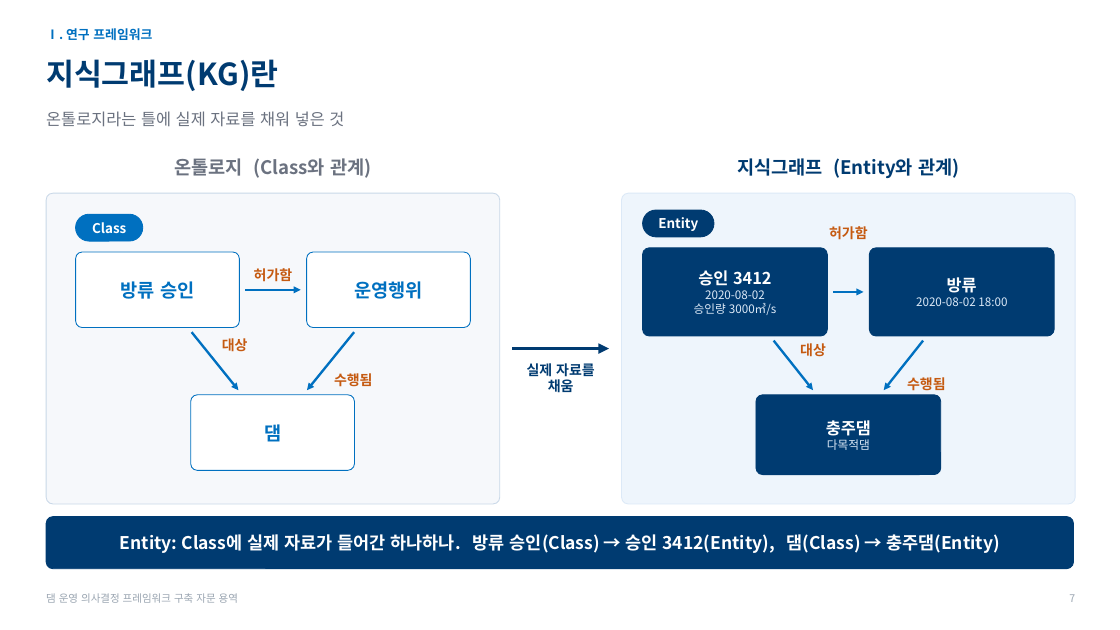
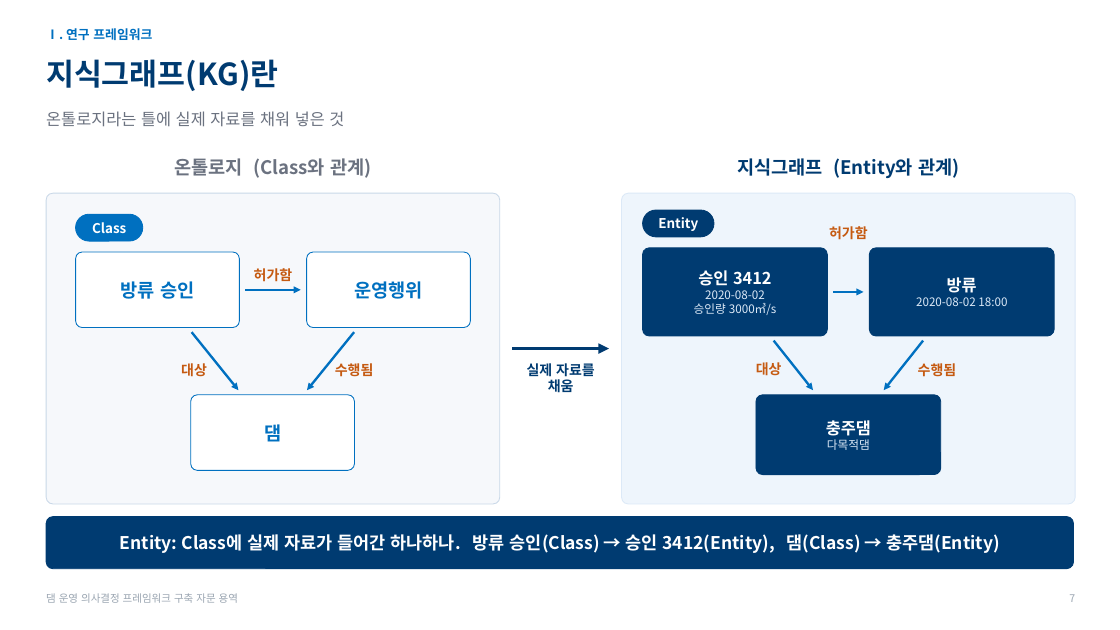
Before and after one commit to mkm1119/KGRAG-LLM, a slide deck: slide 7 of project_khnp/2026.11.26_한강수력본부_발표자료_초안.pptx. Drawn at 1120x630 pixels with LibreOffice and Linux fonts; fonts in the diff are those of the drawing; background and template pictures are left out. Boxes give left, top, right and bottom in pixels: in the first picture for what was removed or moved away, otherwise in the second. Text is boxed around its words. In the diff, an @@ line names an element or a change of style, - is before the commit and + after.

```diff
--- a/project_khnp/2026.11.26_한강수력본부_발표자료_초안.pptx
+++ b/project_khnp/2026.11.26_한강수력본부_발표자료_초안.pptx
@@ text "대상": place and size @@
-text "대상" at (222, 338, 248, 352)
+text "대상" at (181, 363, 207, 377)
@@ text "수행됨": place and size @@
-text "수행됨" at (334, 373, 373, 387)
+text "수행됨" at (335, 363, 374, 377)
@@ text "대상": place and size @@
-text "대상" at (800, 343, 826, 357)
+text "대상" at (756, 362, 782, 376)
@@ text "수행됨": place and size @@
-text "수행됨" at (907, 377, 946, 391)
+text "수행됨" at (918, 363, 957, 377)
```
Also in this commit, not shown: 4 other slides changed.
